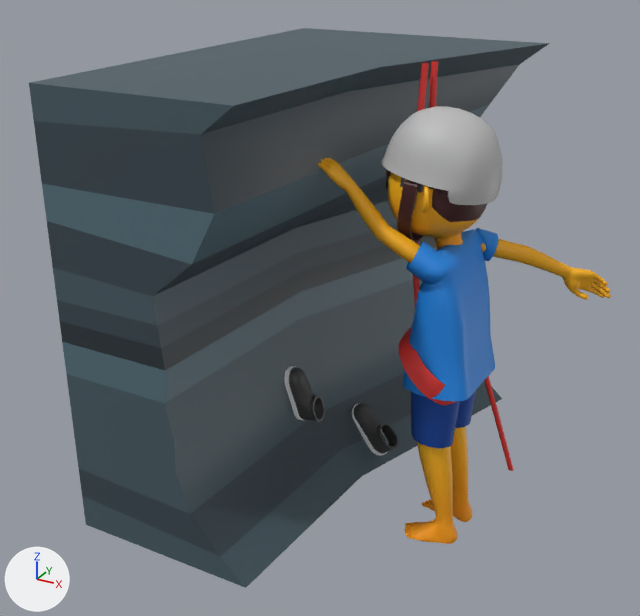
The glTF model assets/3D/gltf/person_climbing.gltf as it was, and as the next commit left it.
One viewpoint serves both versions: a 50 mm lens placed at (1.59, -3.87, 1.83), pointed at (-0.49, -0.08, -0.06). The lights are fixed; the arrows at lower left show +X, +Y and +Z. Where no turn or scale is listed for an object, it has been applied to the vertices. Vertices at the same position are counted once.
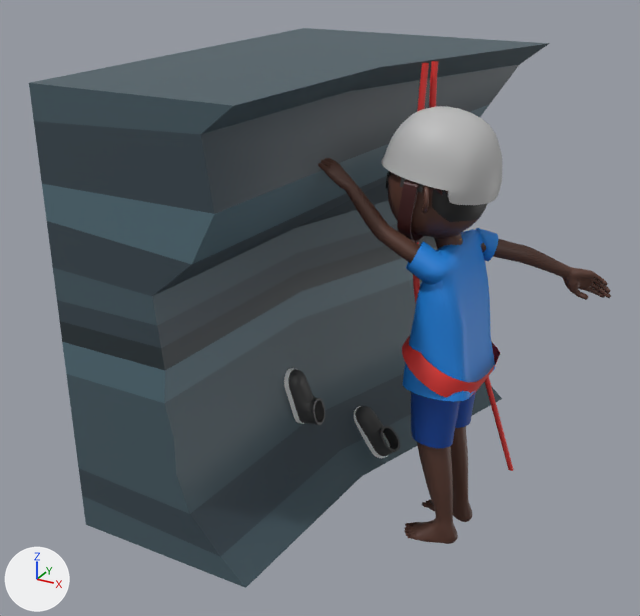
Where the newer file only moved an object's origin or applied its transform, the numbers keep the older frame.

Where the change shows, as pixel boxes [x1, y1, x2, y2] in the pictures (640 x 616 px; the box of a moved part takes in the faces that stretch with it):
'Circle.032', surface changed (orange to brown): [318, 158, 611, 544] in both
'Circle.046', reshaped: before [398, 61, 514, 471]; after [402, 61, 514, 471]
'Roundcube.444', surface changed: [388, 172, 484, 249] in both
'Cylinder.352', surface changed: [422, 185, 429, 213] in both
'Circle.044', surface changed: [386, 169, 391, 176] in both
part 1 of me_circle, moved or reshaped: before [398, 327, 456, 405]; after [402, 336, 500, 398]

What changed in the scene script:
```text
Change mat_skin_tone_one:
    add n3 = _N.new('ShaderNodeMapping'); n3.name = 'Mapping'
    add n3.inputs[1].default_value = (0.25, 0.0, 0.0)  # 'Location'
    add n4 = _N.new('ShaderNodeUVMap'); n4.name = 'UV Map'
    add n4.uv_map = 'UVMap'
    where n2 = _N.new('ShaderNodeTexImage'); n2.name = 'Image Texture'
    add _L.new(n3.outputs[0], n2.inputs[0])  # 'Vector' to 'Vector'
    add _L.new(n4.outputs[0], n3.inputs[0])  # 'UV' to 'Vector'
Change me_circle:
    where me_circle.from_pydata(...)  # 400 vertices, 672 faces; spans x -0.35..0.24, y -0.33..0.51, z -0.94..1.35
    used by ob_circle_046; location = (0.243, -0.013, -0.158)
    me_circle part 1: the loose piece of 96 vertices spanning x -0.23..0.16, y -0.33..0.26, z -0.22..0.11 is turned -12.6 degrees about the y axis through its middle, then moved by (0.04, 0.0, 0.02)
```
